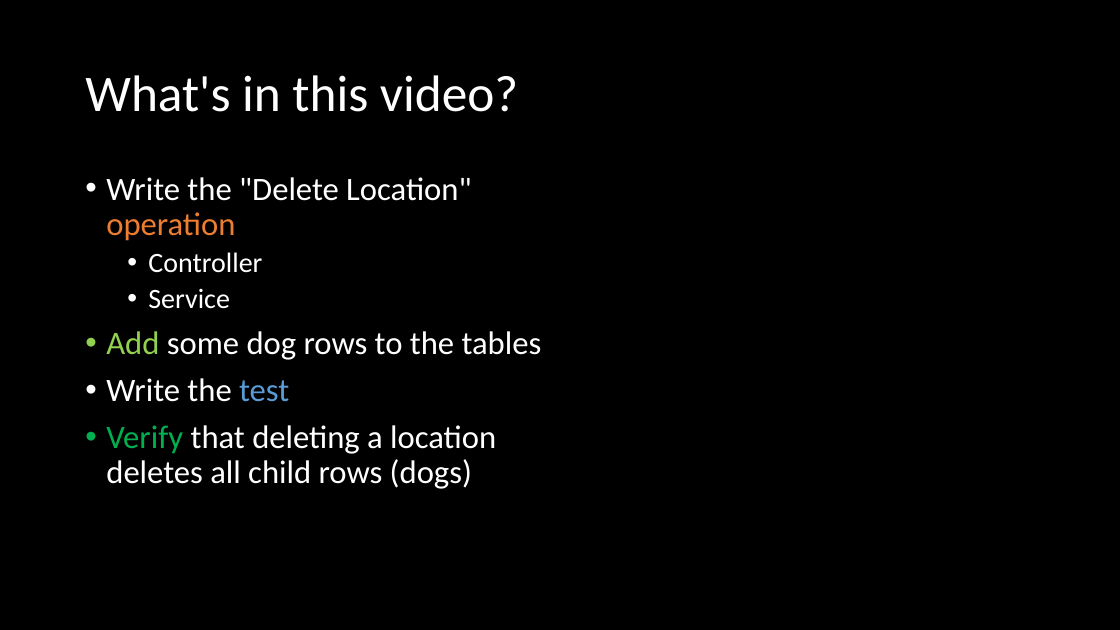
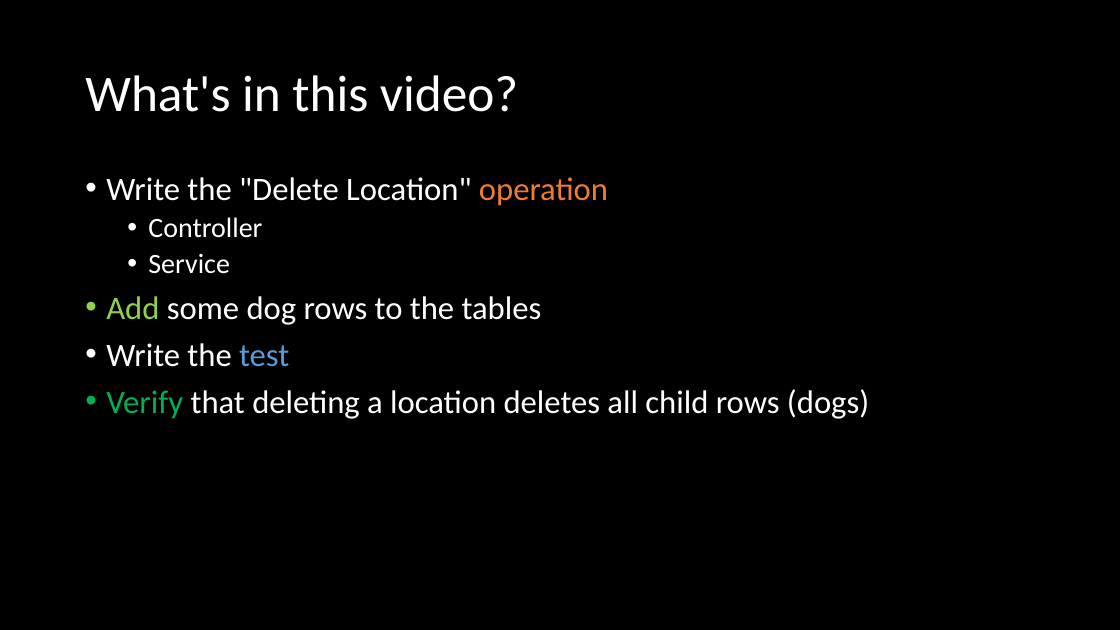
Before and after one commit to ckiefriter1/PT-BESD, a slide deck: slide 2 of Week16/06 Dog Rescue - Delete Location.pptx. Drawn at 1120x630 pixels with LibreOffice and Linux fonts; fonts in the diff are those of the drawing. Boxes give left, top, right and bottom in pixels: in the first picture for what was removed or moved away, otherwise in the second. Text is boxed around its words. In the diff, an @@ line names an element or a change of style, - is before the commit and + after.

```diff
--- a/Week16/06 Dog Rescue - Delete Location.pptx
+++ b/Week16/06 Dog Rescue - Delete Location.pptx
@@ text "Write the "Delete Location" operation" rewrapped from [106,177,542,489] to [106,177,869,419] @@
```
Also in this commit, not shown: 17 other files.
